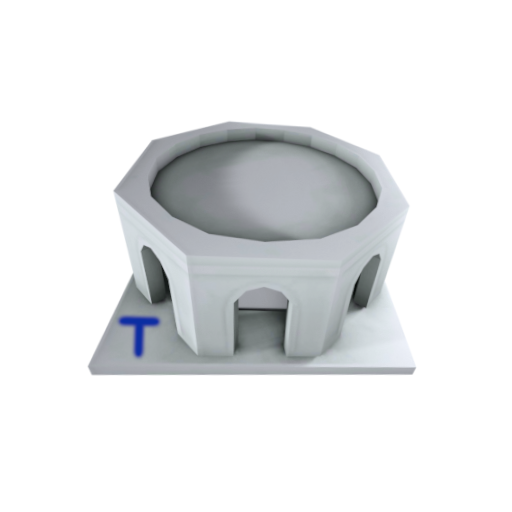
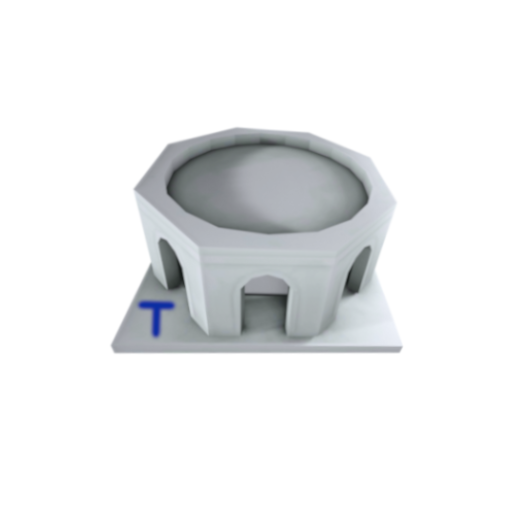
Layer changes from the first 512 x 512 image to the second:
painted on "buildingTop.png" over [87, 120, 417, 376]
